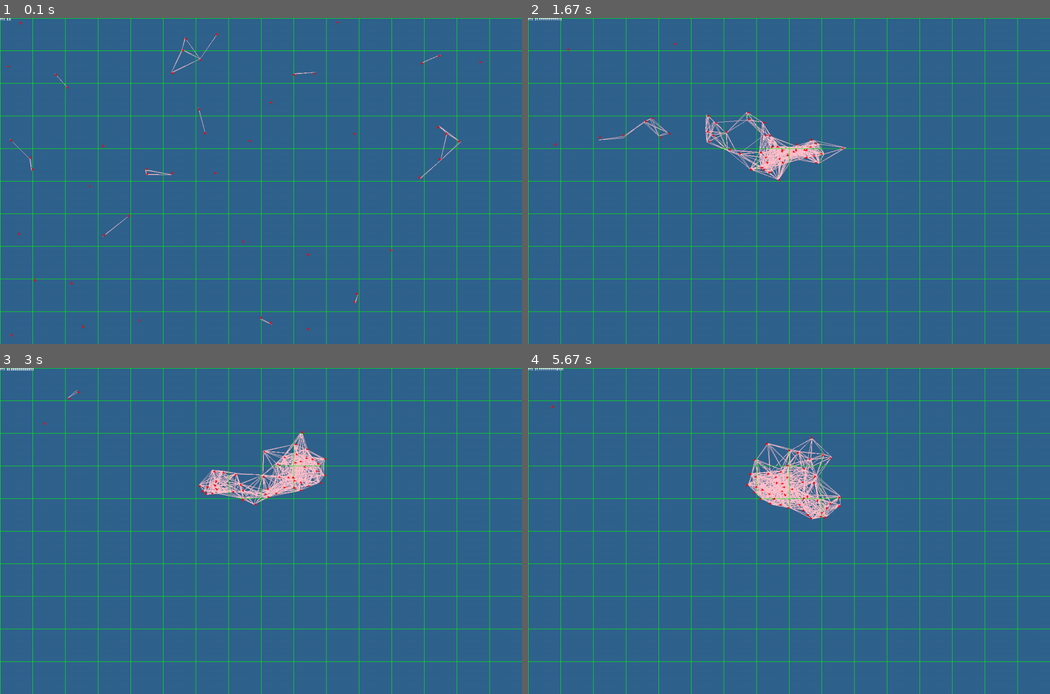
Above: before the commit, frames 1-4 (two rows, left to right).
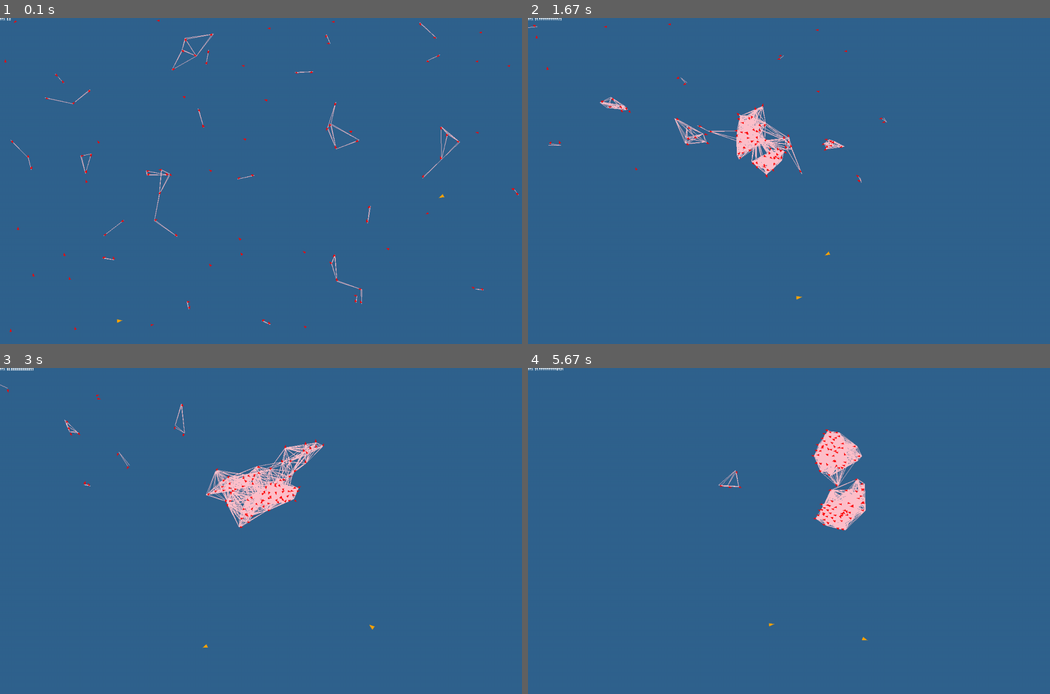
Above: after the commit, the same moments.

Repository: towella/boid-flocking
Game: pygame game, started from code/main.py
Two runs of this game, one before a commit and one after it. Both use one fixed random seed, a clock stepped at 60 frames per second and the inputs below.
Inputs:
- Up to frame 1 (0.1 s): no input
- Up to frame 2 (1.67 s): no input
- Up to frame 3 (3 s): no input
- Up to frame 4 (5.67 s): no input

The runs differ from the first frame. In frame 1, 6.2% of the frame differs, in the area x 0-100%, y 0-100%; in frame 2, 7.6%; in frame 3, 7.9%; in frame 4, 8.8%.

Commit message:
Chunk Fixes
- Boids can now fly outside screen view without crashing. A margin of extra chunks beyond screen view is generated. If boids fly beyond that margin, they are pushed back inside the margin without the user seeing.
- Chunk system optimised to use dict of arrays instead of 3D array for faster lookup
- Further optimisation would be beneficial as flocks of 100 are still dropping frames
- For larger flocks it is currently suggested to use multiple flocks of 50 which appears to run smoothly

Diff:
--- a/code/boids.py
+++ b/code/boids.py
@@ -10,9 +10,14 @@
     def __init__(self, surface, flock_size, use_predator=False, use_wind=False):
         self.surface = surface
         self.chunk_size = 80
-        # each chunk is a list of boids (3dim array) (use + 1 in case rounding down neccessary)
-        self.chunks = [[[] for x in range((self.surface.get_width() // self.chunk_size) + 1)]
-                       for y in range((self.surface.get_height() // self.chunk_size) + 1)]
+        # chunks height and width include 2 buffer chunks as a margin beyond screen view
+        self.chunks_width = self.surface.get_width() // self.chunk_size + 2  # number of chunks horizontally
+        self.chunks_height = self.surface.get_height() // self.chunk_size + 2  # number of chunks vertically
+        self.chunks = {}
+        # loop from -1 to 1 less than chunk width/height (due to nature of range function)
+        for y in range(-1, self.chunks_height):
+            for x in range(-1, self.chunks_width):
+                self.chunks[(x, y)] = []
 
         self.boids = [Boid(self.surface) for b in range(flock_size)]
 
@@ -46,44 +51,58 @@
         # update predator
         if self.use_predator:
             self.predator.update(self.boids, self.wind)
+
+        # first update chunks (reset so empty)
+        for chunk in self.chunks.keys():
+            self.chunks[chunk] = []
         # update boids by chunk
-        # first update chunks (reset first so empty)
-        self.chunks = [[[] for x in range(self.surface.get_width() // self.chunk_size + 1)]
-                       for y in range(self.surface.get_height() // self.chunk_size + 1)]
         for b in self.boids:
             pos = b.get_pos()
             # find boid chunk index
             y = int(pos[1] // self.chunk_size)
             x = int(pos[0] // self.chunk_size)
-            print(y, x)
-            self.chunks[y][x].append(b)
+            # if boid is outside of chunk area, move inside chunk area outside of screen view and continue
+            # (there is a 1 chunk margin outside of screen view so boids can move in and out of view without
+            # obvious collision detection)
+            # -2 on chunk height and width account for margin chunks
+            # x and y are in domain [0, len]
+            # coords are in domain [-chunk, len*chunk]
+            # hence discrepencies with - 2 and -1. -2 is for x and y (count from 0), -1 is for pixels (count from -chunk)
+            # I am so sorry, this is the only way I could think to make it work
+            if y < -1:
+                b.set_pos((pos[0], -self.chunk_size))
+                y = -1
+            elif y > self.chunks_height - 2:
+                b.set_pos((pos[0], (self.chunks_height - 1) * self.chunk_size))
+                y = self.chunks_height - 2
+            if x < -1:
+                b.set_pos((-self.chunk_size, pos[1]))
+                x = -1
+            elif x > self.chunks_width - 2:
+                b.set_pos(((self.chunks_width - 1) * self.chunk_size, pos[1]))
+                x = self.chunks_width - 2
+            self.chunks[(x, y)].append(b)
 
         # x, y
         neighbour_chunks = [[-1, -1], [0, -1], [1, -1],
                             [-1, 0],  [0, 0],  [1, 0],
                             [-1, 1],  [0, 1],  [1, 1]]
-        for y in range(len(self.chunks)):
-            for x in range(len(self.chunks[y])):
-                # only do chunk checks for chunks that are not empty
-                if len(self.chunks[y][x]) > 0:
-                    # collect neighbouring boids for chunk
-                    neighbours = []
-                    for n in neighbour_chunks:
-                        # ensure chunk is within range
-                        if 0 <= y + n[1] < len(self.chunks) and 0 <= x + n[0] < len(self.chunks[0]):
-                            ny = y + n[1]
-                            nx = x + n[0]
-                            neighbours += self.chunks[ny][nx]
-                    # update boids in chunk using neighbour list
-                    for b in self.chunks[y][x]:
-                        # self.boids replace with neighbours
-                        b.update(neighbours, self.wind, self.predator)
+        for c in self.chunks.keys():
+            # only do chunk checks for chunks that are not empty
+            if len(self.chunks[c]) > 0:
+                # collect neighbouring boids for chunk
+                neighbours = []
+                for n in neighbour_chunks:
+                    # ensure chunk is within range
+                    if 0 <= c[1] + n[1] < self.chunks_height and 0 <= c[0] + n[0] < self.chunks_width:
+                        ny = c[1] + n[1]
+                        nx = c[0] + n[0]
+                        neighbours += self.chunks[(nx, ny)]
+                # update boids in chunk using neighbour list
+                for b in self.chunks[c]:
+                    b.update(neighbours, self.wind, self.predator)
 
     def draw(self):
-        for y in range(len(self.chunks)):
-            pygame.draw.line(self.surface, "green", (0, y * self.chunk_size), (self.surface.get_width(), y * self.chunk_size), 1)
-            for x in range(len(self.chunks[y])):
-                pygame.draw.line(self.surface, "green", (x * self.chunk_size, 0), (x * self.chunk_size, self.surface.get_height()), 1)
         for b in self.boids:
             b.draw()
         if self.use_predator:
@@ -107,7 +126,7 @@
         self.screen_margin = 500  # 200 margin from screen edge before turning
 
         self.matching_factor = 0.02  # loose 0.02 or 0.05 tight, tend towards average velocity (multiplier)
-        self.centering_factor = 0.001  # 0.005 tend towards center of visual flock (multiplier)
+        self.centering_factor = 0.005  # 0.005 0.001 tend towards center of visual flock (multiplier)
         self.escape_factor = 0.2  # factor boids attempt to escape predator (multiplier)
 
     def get_pos(self):
@@ -115,6 +134,14 @@
 
     def get_vel(self):
         return self.vel
+
+    def set_pos(self, pos):
+        self.pos[0] = pos[0]
+        self.pos[1] = pos[1]
+
+    def set_vel(self, vel):
+        self.vel[0] = vel[0]
+        self.vel[1] = vel[1]
 
     def update(self, boids, wind, predator=None):
         # steering
@@ -144,6 +171,7 @@
                 avg_y_pos += bpos[1]
                 avg_x_vel += bvel[0]
                 avg_y_vel += bvel[1]
+                # TODO for testing -->
                 pygame.draw.line(self.surface, "pink", self.pos, bpos, 1)
 
         # - alignment and cohesion -
--- a/code/level.py
+++ b/code/level.py
@@ -37,9 +37,9 @@
 
         # flock
         flock_size = 50
-        flocks = 1
-        use_predator = False
-        use_wind = False
+        flocks = 2
+        use_predator = True
+        use_wind = True
         self.flocks = [Flock(self.screen_surface, flock_size, use_predator, use_wind) for i in range(flocks)]
 
 # -- check methods --
Not shown, changed: TODO
